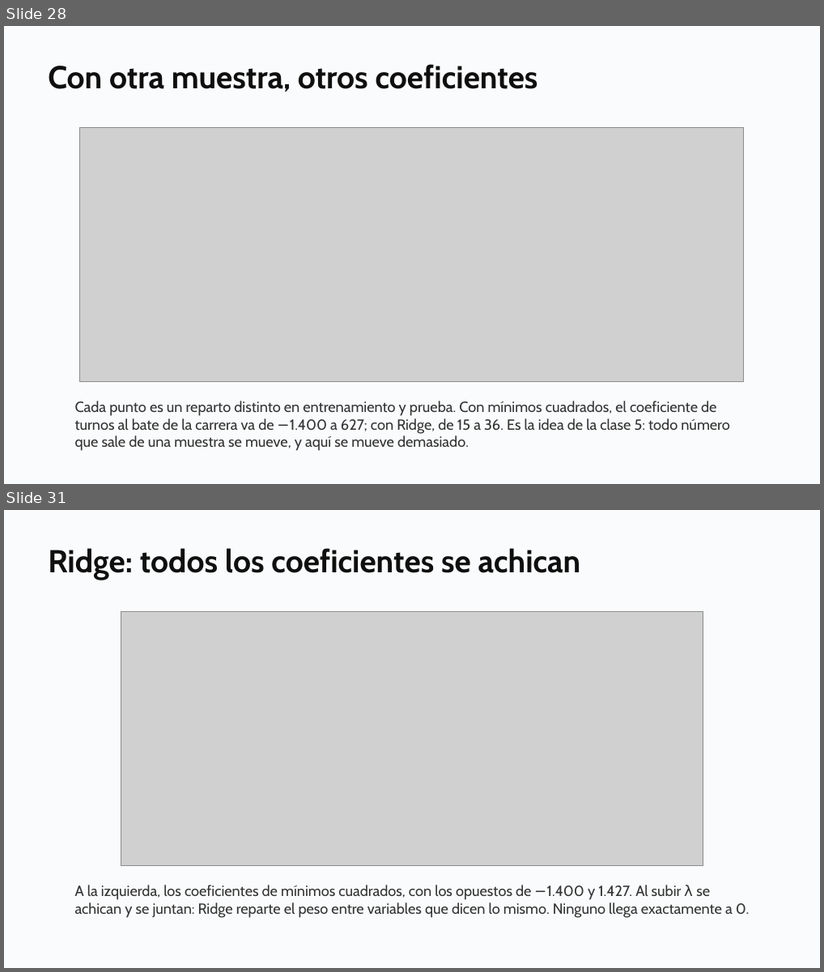
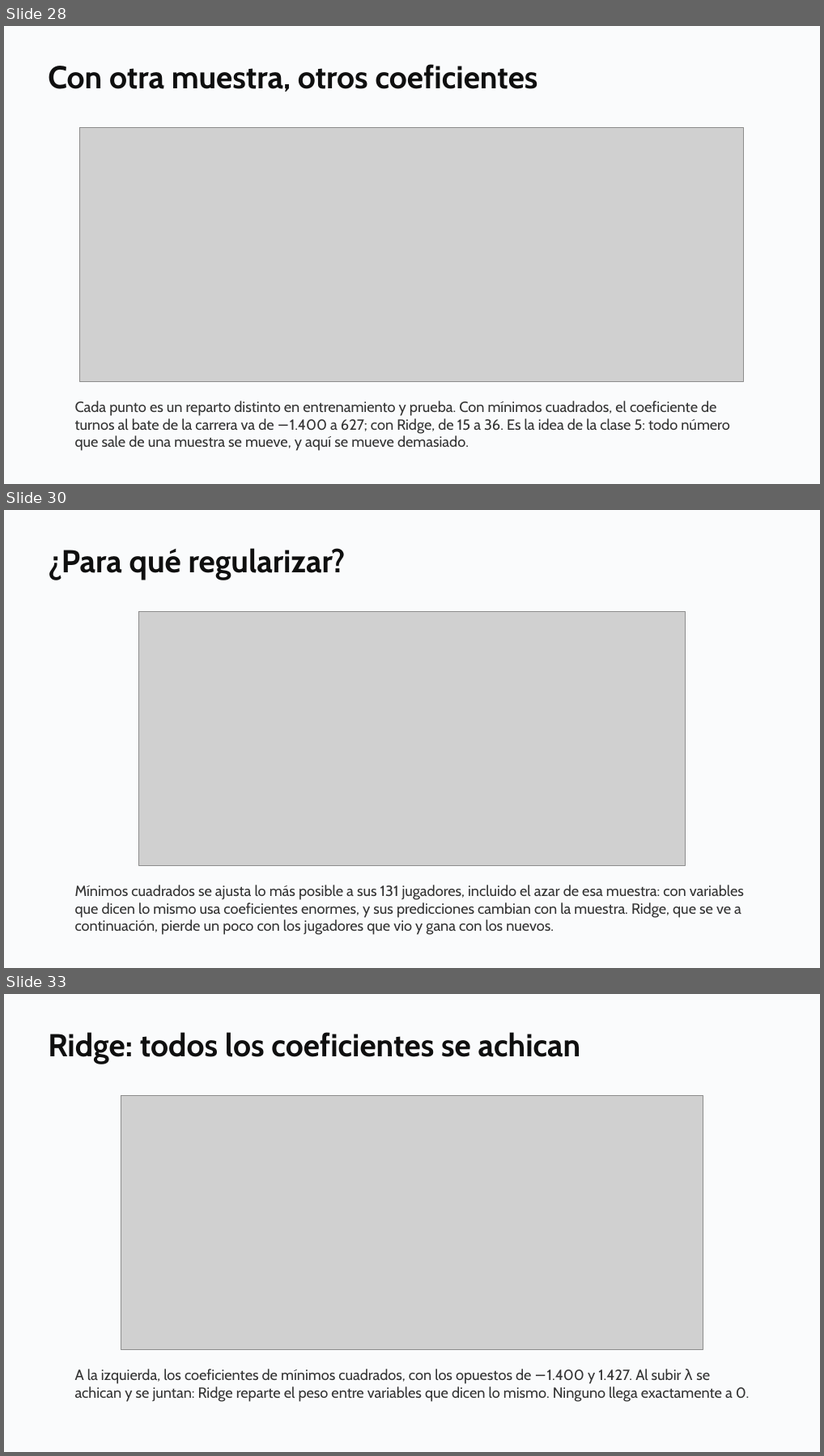
Before and after one commit to daniopitz/diplomado-cdd, a slide deck: presentaciones/clase07_evaluar_regularizar.pptx. Shown one above the other, each under a label of ours: slides 28 and 31 before the commit, slides 28, 30 and 33 after it; the slides between them are not shown. The pictures are 824x972 and 824x1456 pixels, drawn with LibreOffice and Linux fonts; fonts in the diff are those of the drawing; grey boxes stand for pictures. Boxes give left, top, right and bottom in pixels: in the first picture for what was removed or moved away, otherwise in the second. Text is boxed around its words. In the diff, an @@ line names an element or a change of style, - is before the commit and + after.

```diff
--- a/presentaciones/clase07_evaluar_regularizar.pptx
+++ b/presentaciones/clase07_evaluar_regularizar.pptx
@@ slide 30 added at (x1=4, y1=510, x2=820, y2=968), background #FFFFFF @@
@@ rectangle added at (x1=4, y1=510, x2=820, y2=968), fill #FAFBFC @@
@@ text added at (x1=48, y1=548, x2=346, y2=580), 28 pt, text #0F0F0F, bold @@
+¿Para qué regularizar?
@@ picture added at (x1=138, y1=612, x2=686, y2=866) @@
@@ text added at (x1=75, y1=885, x2=744, y2=935), 13 pt, text #333333 @@
+Mínimos cuadrados se ajusta lo más posible a sus 131 jugadores, incluido el azar de esa muestra: con variables que dicen lo mismo usa coeficientes enormes, y sus predicciones cambian con la muestra. Ridge, que se ve a continuación, pierde un poco con los jugadores que vio y gana con los nuevos.
@@ what was slide 31 is now slide 33 @@
```
Also in this commit, not shown: 2 slides changed, 1 other slide added, 3 other files.
